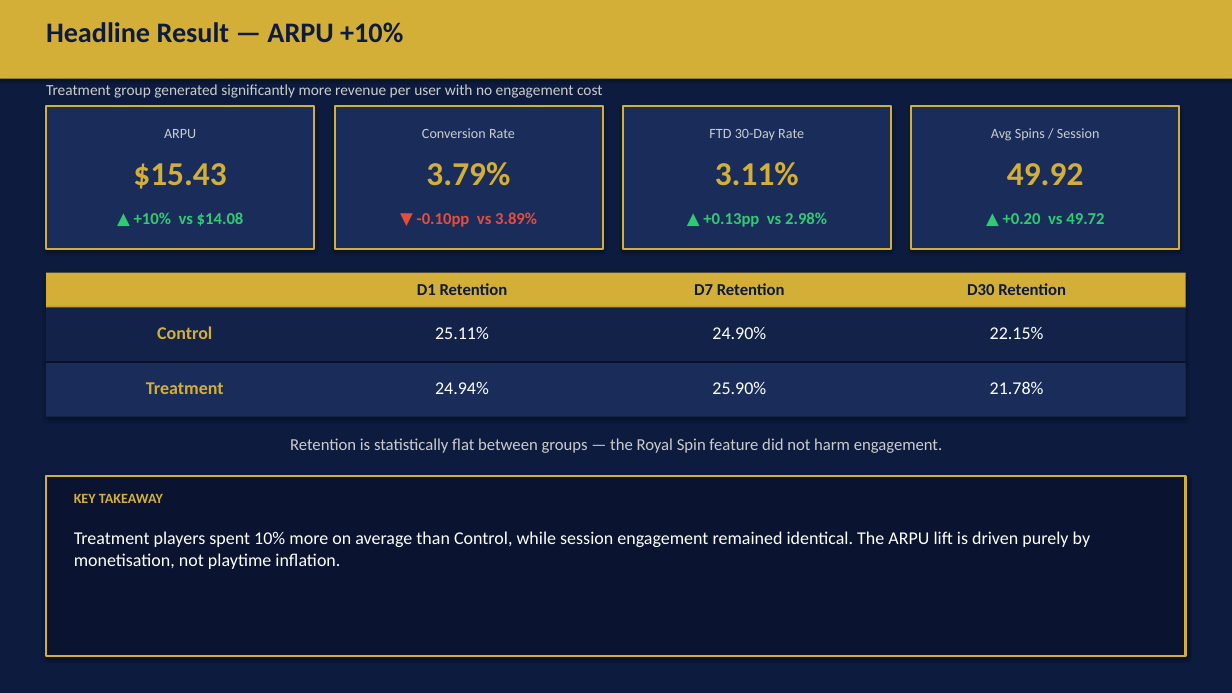
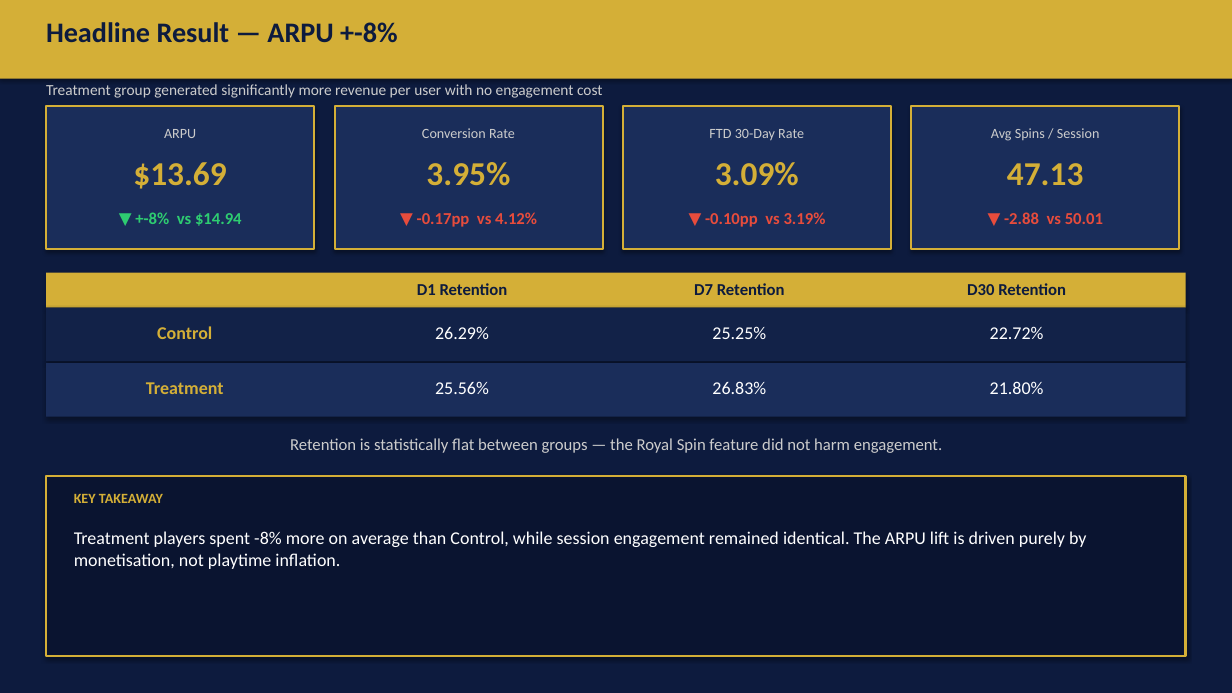
Before and after one commit to DannyEzersky/royal-flush-casino, a slide deck: slide 4 of exports/royal_spin_ab_test.pptx. Drawn at 1232x693 pixels with LibreOffice and Linux fonts; fonts in the diff are those of the drawing. Boxes give left, top, right and bottom in pixels: in the first picture for what was removed or moved away, otherwise in the second. Text is boxed around its words. In the diff, an @@ line names an element or a change of style, - is before the commit and + after.

```diff
--- a/exports/royal_spin_ab_test.pptx
+++ b/exports/royal_spin_ab_test.pptx
@@ text at [46,22,397,43]: text changed @@
-Headline Result — ARPU +10%
+Headline Result — ARPU +-8%
@@ text at [133,162,226,189]: text changed @@
-$15.43
+$13.69
@@ text at [426,162,510,186]: text changed @@
-3.79%
+3.95%
@@ text at [715,162,799,186]: text changed @@
-3.11%
+3.09%
@@ text at [1007,163,1084,185]: text changed @@
-49.92
+47.13
@@ text at [135,212,242,226]: text changed @@
-▲ +10% vs $14.08
+▼ +-8% vs $14.94
@@ text at [417,212,537,227]: text changed @@
-▼ -0.10pp vs 3.89%
+▼ -0.17pp vs 4.12%
@@ text at [705,212,826,227]: text changed; text colour #2ECC71 to #E74C3C @@
-▲ +0.13pp vs 2.98%
+▼ -0.10pp vs 3.19%
@@ text at [1004,212,1103,224]: text changed; text colour #2ECC71 to #E74C3C @@
-▲ +0.20 vs 49.72
+▼ -2.88 vs 50.01
@@ text at [435,326,489,339]: text changed @@
-25.11%
+26.29%
@@ text at [712,326,766,339]: text changed @@
-24.90%
+25.25%
@@ text at [990,326,1044,339]: text changed @@
-22.15%
+22.72%
@@ text at [435,381,489,394]: text changed @@
-24.94%
+25.56%
@@ text at [712,381,766,394]: text changed @@
-25.90%
+26.83%
@@ text at [990,381,1044,394]: text changed @@
-21.78%
+21.80%
@@ text at [74,531,1087,569]: text changed @@
-Treatment players spent 10% more on average than Control, while session engagement remained identical. The ARPU lift is driven purely by monetisation, not playtime inflation.
+Treatment players spent -8% more on average than Control, while session engagement remained identical. The ARPU lift is driven purely by monetisation, not playtime inflation.
```
Also in this commit, not shown: 7 other slides changed, 8 other files.
